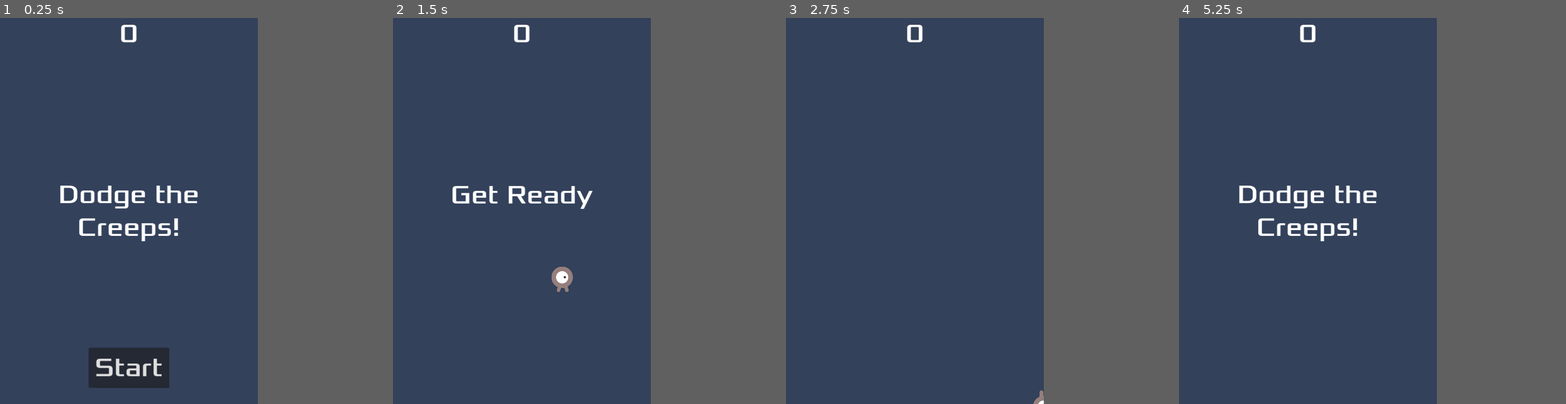
Above: before the commit, frames 1-4 (left to right).
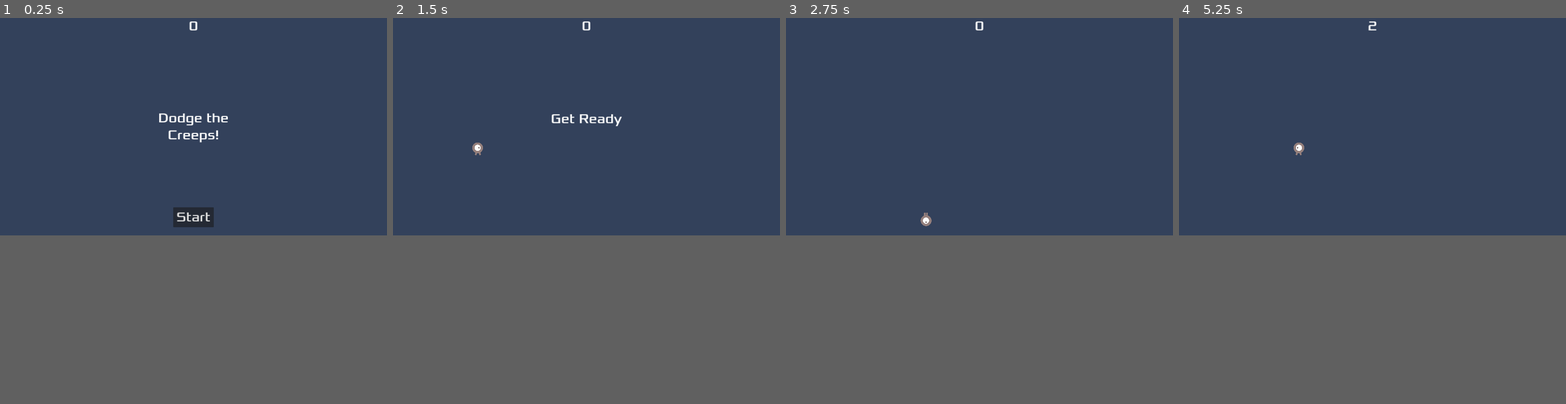
Above: after the commit, the same moments.

Repository: aidanln/1501-final-project
Game: Godot game, scene res://main.tscn
Two runs of this game, one before a commit and one after it. Both use one fixed random seed, a clock stepped at 60 frames per second and the inputs below.
Inputs:
- Up to frame 1 (0.25 s): no input
- Up to frame 2 (1.5 s): click "Start" at 0.5 s; tap Enter at 1.25 s; hold Right (move_right) from 1.28 s (still down)
- Up to frame 3 (2.75 s): release Right (move_right) at 2.03 s; hold Down (move_down) from 2.03 s (still down)
- Up to frame 4 (5.25 s): release Down (move_down) at 2.78 s; hold Right (move_right) 2.78-3.53 s; hold Up (move_up) 3.53-4.28 s; hold Left (move_left) from 4.28 s (still down)
In our replay, the window is 533x799 before the commit and 800x450 after it. These sizes can differ from the game's own. Grey fills any space a smaller window leaves; there, only what the larger window draws over its background counts as a difference.

The runs differ from the first frame. In frame 1, 4.4% of the frame differs, in the area x 15-59%, y 0-96%; in frame 2, 1.4%; in frame 3, 0.3%; in frame 4, 1.5%.

Commit message:
removed mob integrations, resized project

Diff:
--- a/godotExample/main.gd
+++ b/godotExample/main.gd
@@ -34,9 +34,9 @@
 	$HUD.update_score(score)
 
 func _on_start_timer_timeout():
-	$MobTimer.start()
 	$ScoreTimer.start()
 
+"""
 func _on_mob_timer_timeout():
 	# Create a new instance of the Mob scene.
 	var mob = mob_scene.instantiate()
@@ -61,3 +61,4 @@
 
 	# Spawn the mob by adding it to the Main scene.
 	add_child(mob)
+"""
--- a/godotExample/main.tscn
+++ b/godotExample/main.tscn
@@ -9,7 +9,7 @@
 
 [sub_resource type="Curve2D" id="Curve2D_qg0qm"]
 _data = {
-"points": PackedVector2Array(0, 0, 0, 0, 0, 0, 0, 0, 0, 0, 640, 0, 0, 0, 0, 0, 640, 960, 0, 0, 0, 0, 0, 960, 0, 0, 0, 0, 0, 0)
+"points": PackedVector2Array(0, 0, 0, 0, 0, 0, 0, 0, 0, 0, 1920, 0, 0, 0, 0, 0, 1920, 1080, 0, 0, 0, 0, 0, 1080, 0, 0, 0, 0, 0, 0)
 }
 point_count = 5
 
@@ -27,9 +27,6 @@
 
 [node name="Player" parent="." instance=ExtResource("2_gnskr")]
 
-[node name="MobTimer" type="Timer" parent="."]
-wait_time = 0.3
-
 [node name="ScoreTimer" type="Timer" parent="."]
 
 [node name="StartTimer" type="Timer" parent="."]
@@ -40,6 +37,7 @@
 position = Vector2(320, 650)
 
 [node name="MobPath" type="Path2D" parent="."]
+scale = Vector2(1, 0.99)
 curve = SubResource("Curve2D_qg0qm")
 
 [node name="MobSpawnLocation" type="PathFollow2D" parent="MobPath"]
@@ -55,7 +53,6 @@
 volume_db = -2.0
 
 [connection signal="hit" from="Player" to="." method="game_over"]
-[connection signal="timeout" from="MobTimer" to="." method="_on_mob_timer_timeout"]
 [connection signal="timeout" from="ScoreTimer" to="." method="_on_score_timer_timeout"]
 [connection signal="timeout" from="StartTimer" to="." method="_on_start_timer_timeout"]
 [connection signal="start_game" from="HUD" to="." method="new_game"]
--- a/godotExample/project.godot
+++ b/godotExample/project.godot
@@ -17,8 +17,9 @@
 
 [display]
 
-window/size/viewport_width=640
-window/size/viewport_height=960
+window/size/viewport_width=1920
+window/size/viewport_height=1080
+window/size/mode=2
 window/stretch/mode="canvas_items"
 
 [input]
